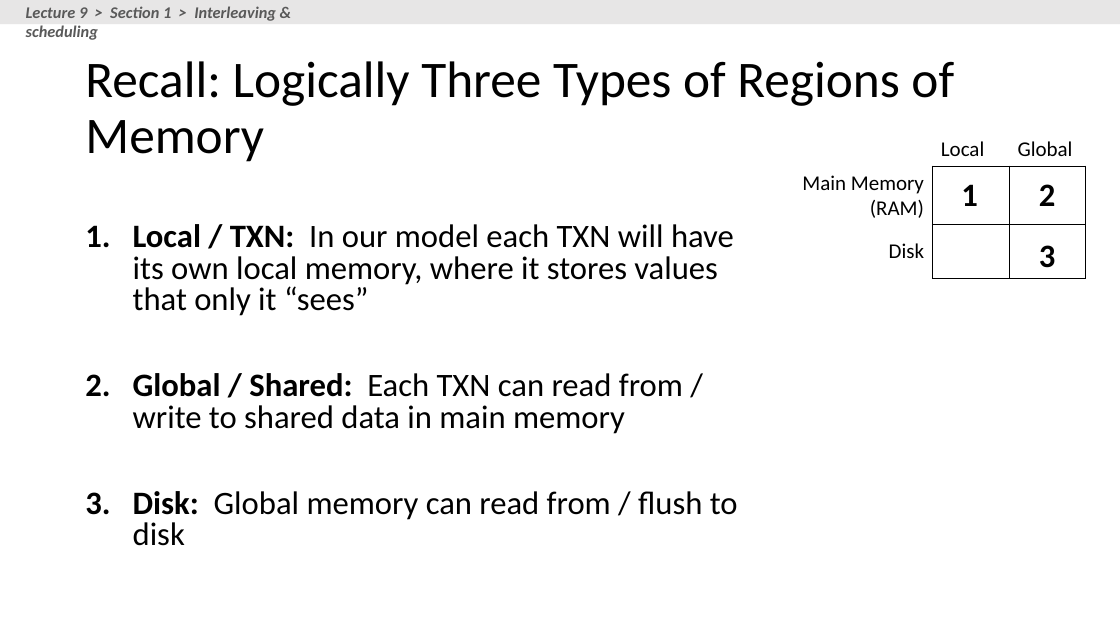
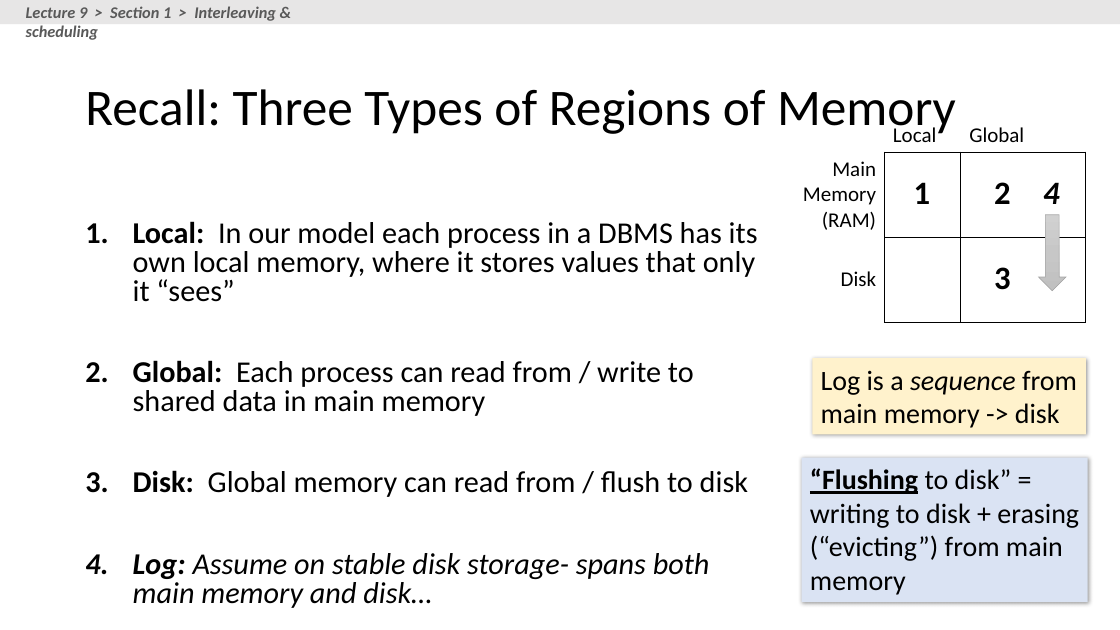
Before and after one commit to XIEQ/cs145-notebooks, a slide deck: slide 69 of lecture-8-9/Lectures_8_9_TXNs.pptx. Drawn at 1120x630 pixels with LibreOffice and Linux fonts; fonts in the diff are those of the drawing. Boxes give left, top, right and bottom in pixels: in the first picture for what was removed or moved away, otherwise in the second. Text is boxed around its words. In the diff, an @@ line names an element or a change of style, - is before the commit and + after.

```diff
--- a/lecture-8-9/Lectures_8_9_TXNs.pptx
+++ b/lecture-8-9/Lectures_8_9_TXNs.pptx
@@ title at (x1=85, y1=89, x2=956, y2=138): text changed @@
-Recall: Logically Three Types of Regions of Memory
+Recall: Three Types of Regions of Memory
@@ table resized from (x1=789, y1=94, x2=1086, y2=278) to (x1=789, y1=94, x2=1086, y2=321) @@
@@ text "1" moved from (x1=961, y1=184, x2=978, y2=206) to (x1=914, y1=182, x2=931, y2=204) @@
@@ text "2" moved from (x1=1039, y1=184, x2=1056, y2=206) to (x1=994, y1=182, x2=1011, y2=204) @@
@@ text added at (x1=1043, y1=182, x2=1060, y2=204), 28 pt, text #000000, bold, italic @@
+4
@@ text at (x1=133, y1=221, x2=758, y2=416): text changed; size 28 to 25.9 pt @@
-1. Local / TXN: In our model each TXN will have its own local memory, where it stores values that only it “sees”
-2. Global / Shared: Each TXN can read from / write to shared data in main memory
+1. Local: In our model each process in a DBMS has its own local memory, where it stores values that only it “sees”
+2. Global: Each process can read from / write to shared data in main memory
@@ down arrow added at (x1=1038, y1=215, x2=1066, y2=291), fill gradient #D2D2D2 to #C8C8C8 to #C0C0C0, outline #A5A5A5 0.5 pt @@
@@ text "3" moved from (x1=1039, y1=245, x2=1056, y2=268) to (x1=994, y1=267, x2=1011, y2=290) @@
@@ rectangle added at (x1=812, y1=358, x2=1086, y2=434), fill #FFF2CC, 24 pt, text #000000 @@
+Log is a sequence from main memory -> disk
@@ text at (x1=133, y1=470, x2=748, y2=497): size 28 to 25.9 pt in "Disk: Global memory can read from / ..." @@
@@ rectangle added at (x1=802, y1=458, x2=1088, y2=602), fill #DAE3F3, 24 pt, text #000000 @@
+“Flushing to disk” = writing to disk + erasing (“evicting”) from main memory
@@ text at (x1=133, y1=553, x2=710, y2=608): paragraph added @@
+4. Log: Assume on stable disk storage- spans both main memory and disk…
```
Also in this commit, not shown: 18 other slides changed, 3 slides added, 1 slide removed, 4 other files.
